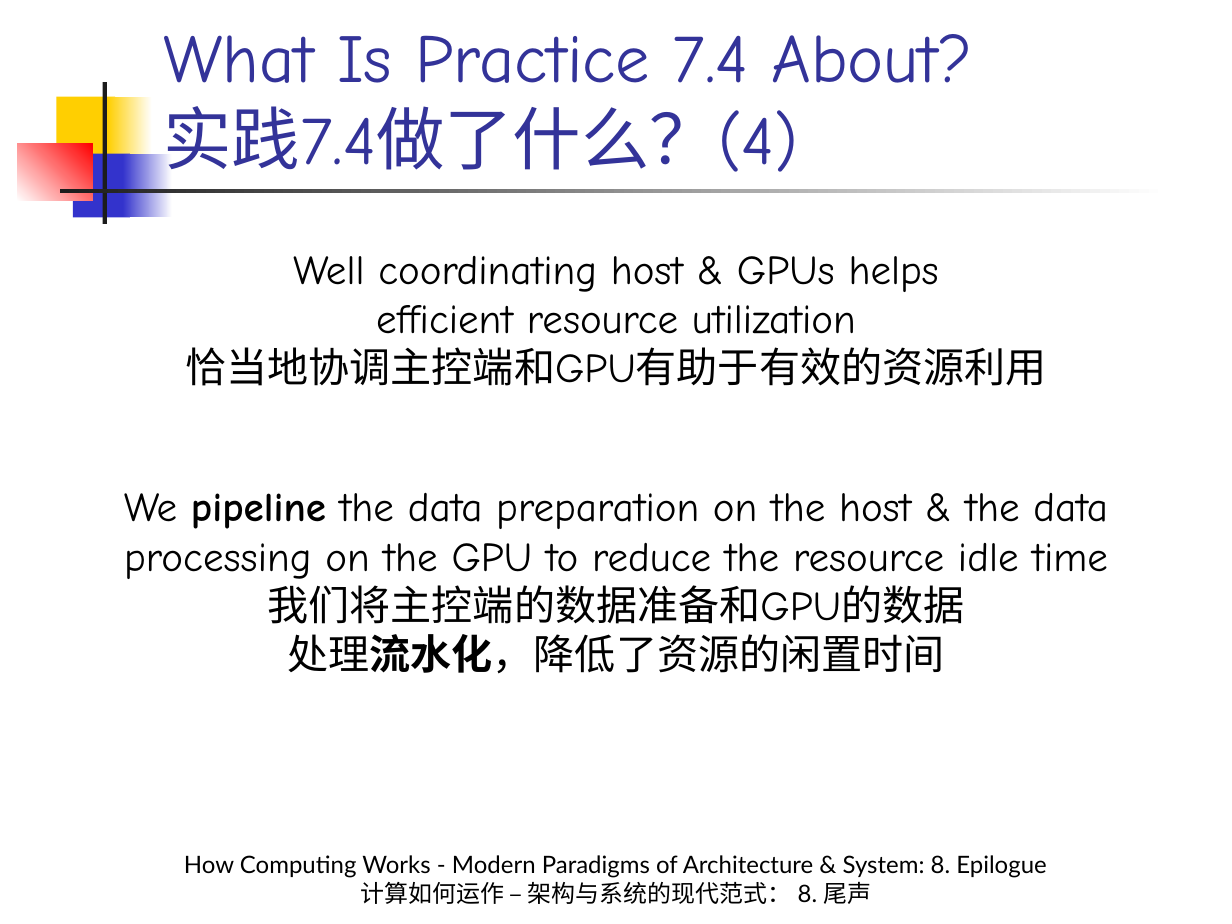
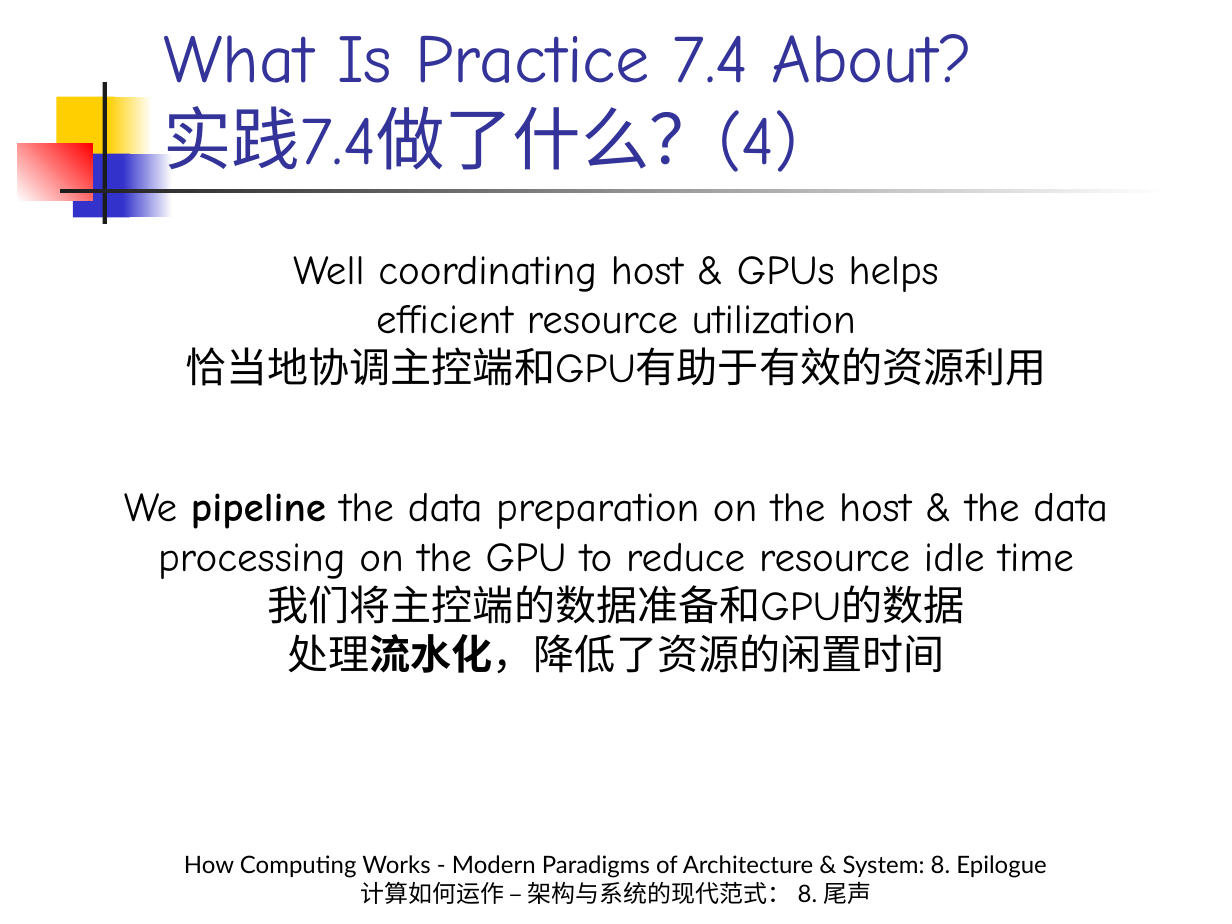
Before and after one commit to licongintel/courseMaterial, a slide deck: slide 6 of HCWMPA&S/Slides/8. Epilogue.pptx. Drawn at 1232x924 pixels with LibreOffice and Linux fonts; fonts in the diff are those of the drawing. Boxes give left, top, right and bottom in pixels: in the first picture for what was removed or moved away, otherwise in the second. Text is boxed around its words. In the diff, an @@ line names an element or a change of style, - is before the commit and + after.

Commit message:
Refine some wording in Sec. 8

```diff
--- a/HCWMPA&S/Slides/8. Epilogue.pptx
+++ b/HCWMPA&S/Slides/8. Epilogue.pptx
@@ text at (124, 493, 1108, 579): text changed @@
-We pipeline the data preparation on the host & the data processing on the GPU to reduce the resource idle time
+We pipeline the data preparation on the host & the data processing on the GPU to reduce resource idle time
```
Also in this commit, not shown: 16 other slides changed.
